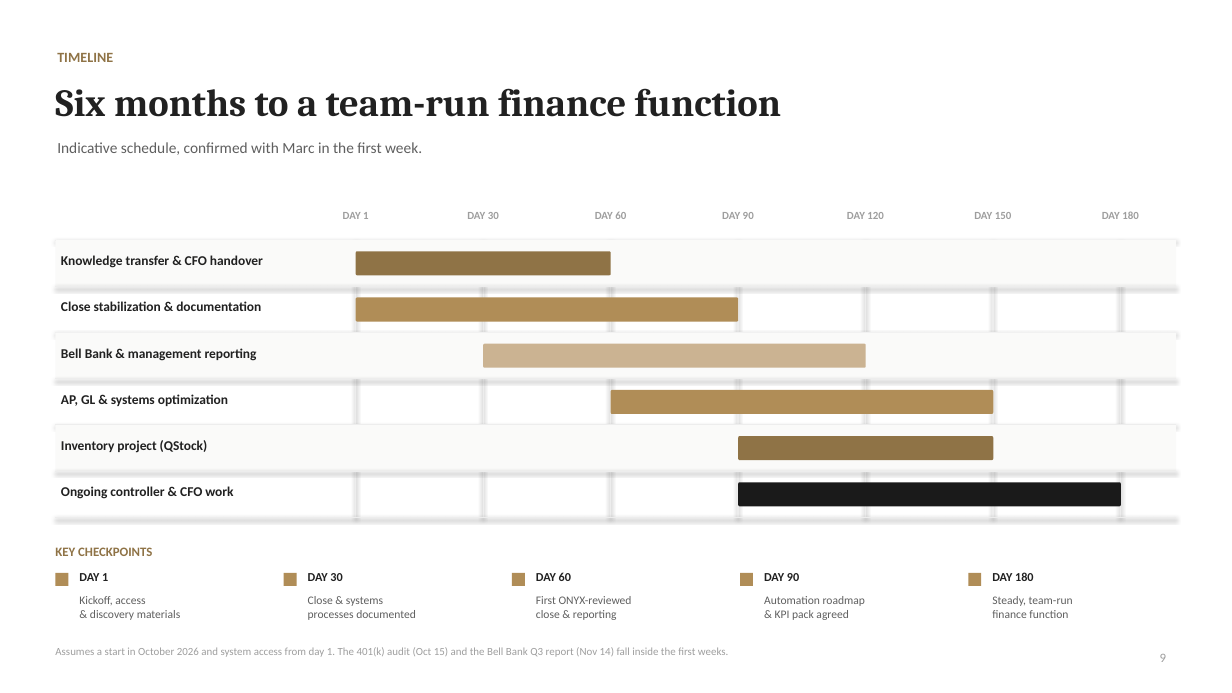
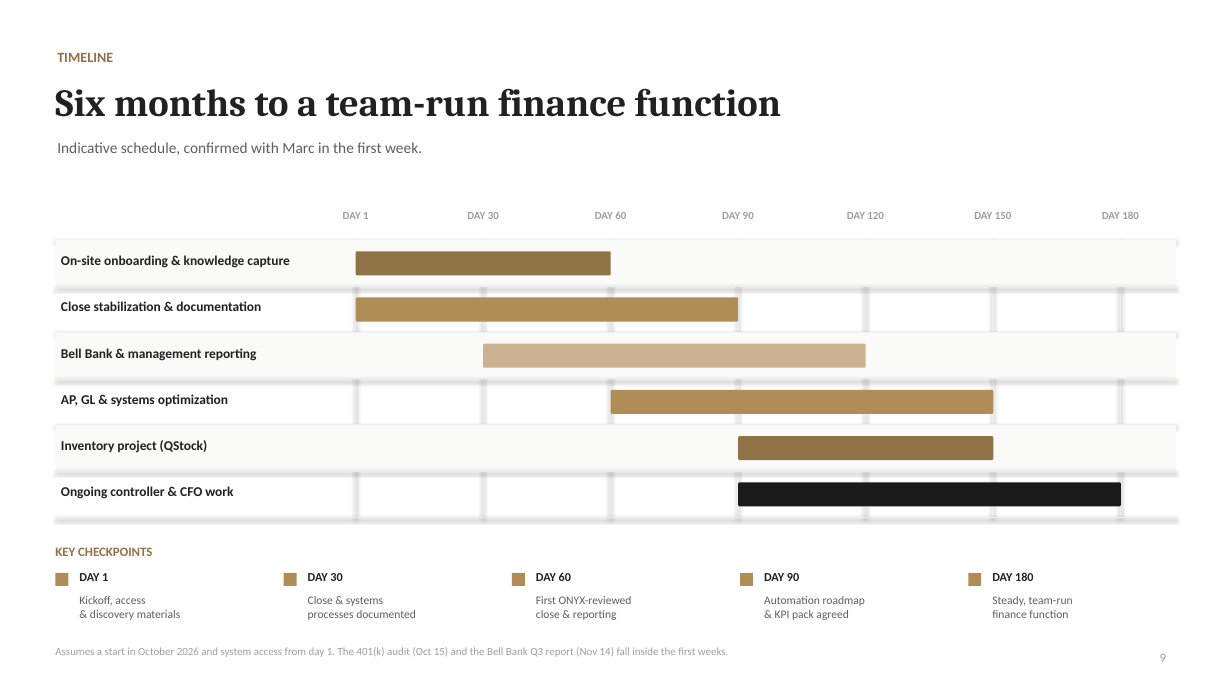
Before and after one commit to Onyxcfo/Engagement-Letter-Edits, a slide deck: slide 9 of Onyx_GeorgeBrazil_Proposal.pptx. Drawn at 1232x693 pixels with LibreOffice and Linux fonts; fonts in the diff are those of the drawing. Boxes give left, top, right and bottom in pixels: in the first picture for what was removed or moved away, otherwise in the second. Text is boxed around its words. In the diff, an @@ line names an element or a change of style, - is before the commit and + after.

```diff
--- a/Onyx_GeorgeBrazil_Proposal.pptx
+++ b/Onyx_GeorgeBrazil_Proposal.pptx
@@ text at (61, 255, 289, 268): text changed @@
-Knowledge transfer & CFO handover
+On-site onboarding & knowledge capture
```
Also in this commit, not shown: 4 other slides changed.
